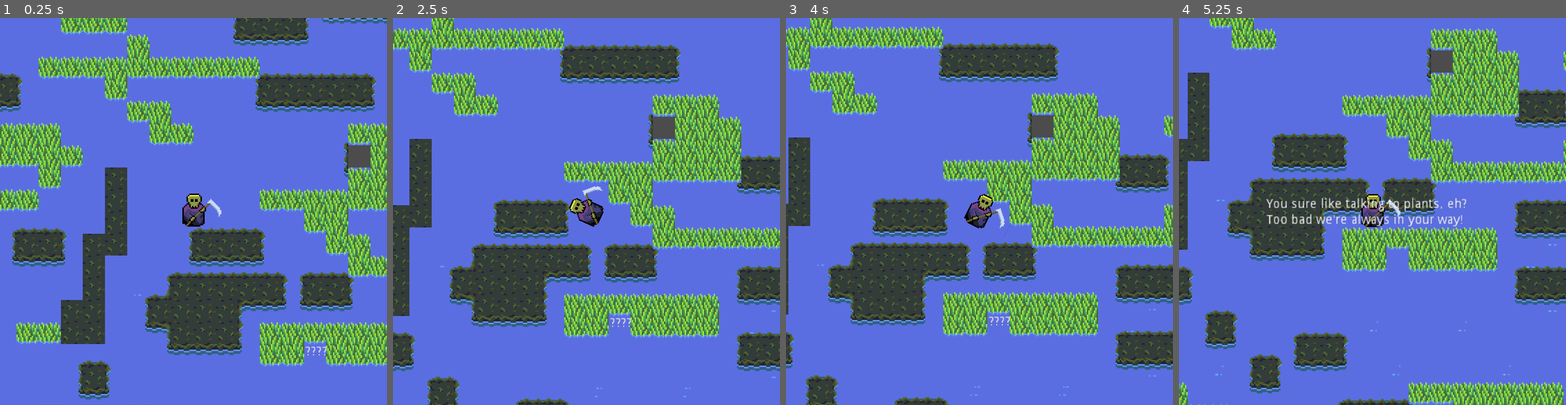
Above: before the commit, frames 1-4 (left to right).
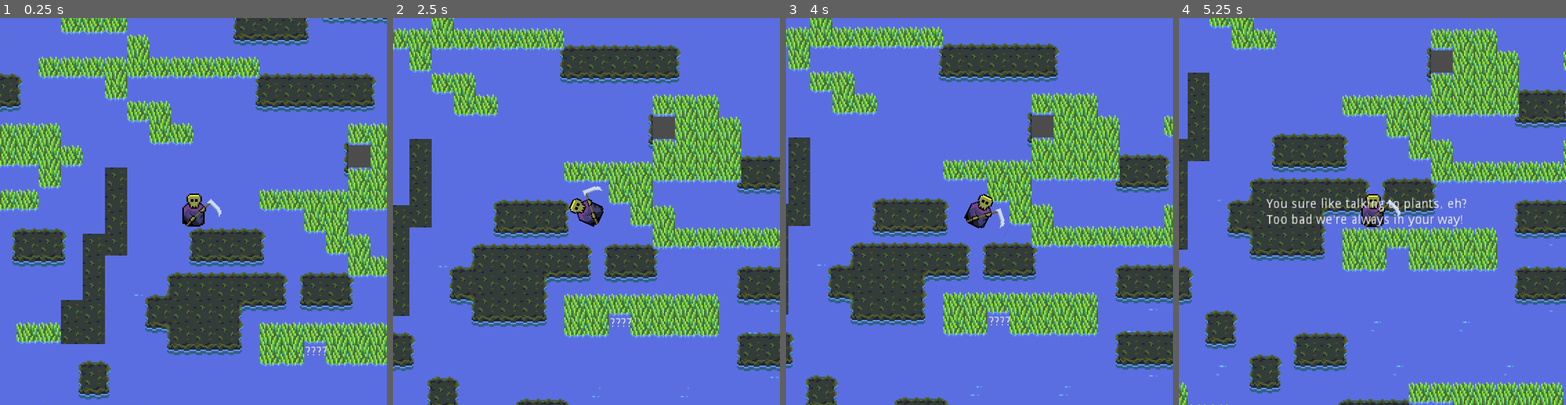
Above: after the commit, the same moments.

Repository: Tinsuit/GrimHarvester
Game: Godot game, scene res://WetlandsV2.tscn
Same seed, same stepped clock (60 frames per second), same inputs: the game is played once before the commit and once after it. This scene is started directly instead of the project's main scene.
Inputs (mouse positions are in pixels of both pictures, inside the frame that each line leads up to):
- Up to frame 1 (0.25 s): no input
- Up to frame 2 (2.5 s): tap Enter at 0.5 s; move the mouse to (671, 192) at 0.52 s; click (671, 192) at 0.67 s; drag from (509, 230) to (648, 377) at 1.27 s; move the mouse to (625, 126) at 2.02 s; click (625, 126) at 2.17 s
- Up to frame 3 (4 s): drag from (960, 288) to (863, 153) at 2.77 s; move the mouse to (1095, 269) at 3.52 s; click (1095, 269) at 3.67 s
- Up to frame 4 (5.25 s): drag from (1256, 153) to (1391, 335) at 4.27 s; move the mouse to (1391, 211) at 5.02 s; click (1391, 211) at 5.17 s

The runs differ from the first frame. In frame 1, less than 0.1% of the frame differs, in the area x 35-37%, y 71-72%; in frame 2, less than 0.1%; in frame 3, less than 0.1%; in frame 4, less than 0.1%, in the area x 9-98%, y 47-93%.
Error after the commit: Attempt to call function 'add_child' in base 'null instance' on a null instance. (res://scripts/Wetlands.gd:20)

Commit message:
registered grim, new animal class name

Diff:
--- a/project/WetlandsV2.tscn
+++ b/project/WetlandsV2.tscn
@@ -1,15 +1,17 @@
-[gd_scene load_steps=7 format=2]
+[gd_scene load_steps=8 format=2]
 
 [ext_resource path="res://resources/WetlandsTileset.tres" type="TileSet" id=1]
 [ext_resource path="res://resources/shimmerA.tres" type="SpriteFrames" id=2]
 [ext_resource path="res://resources/ShimmerB.tres" type="SpriteFrames" id=3]
 [ext_resource path="res://scenes/PlayerGrim.tscn" type="PackedScene" id=4]
 [ext_resource path="res://scripts/Talky.gd" type="Script" id=5]
+[ext_resource path="res://scripts/Wetlands.gd" type="Script" id=6]
 
 [sub_resource type="CircleShape2D" id=1]
 radius = 191.003
 
 [node name="WetlandsV2" type="Node2D"]
+script = ExtResource( 6 )
 
 [node name="TileMap" type="TileMap" parent="."]
 tile_set = ExtResource( 1 )
@@ -34,217 +36,217 @@
 [node name="ShimmerA" type="AnimatedSprite" parent="Shimmers"]
 position = Vector2( 240, 528 )
 frames = ExtResource( 2 )
-frame = 3
+frame = 5
 playing = true
 centered = false
 
 [node name="ShimmerA2" type="AnimatedSprite" parent="Shimmers"]
 position = Vector2( 480, 528 )
 frames = ExtResource( 2 )
-frame = 3
+frame = 5
 playing = true
 centered = false
 
 [node name="ShimmerA3" type="AnimatedSprite" parent="Shimmers"]
 position = Vector2( 192, 432 )
 frames = ExtResource( 2 )
-frame = 3
+frame = 5
 playing = true
 centered = false
 
 [node name="ShimmerA4" type="AnimatedSprite" parent="Shimmers"]
 position = Vector2( 384, 432 )
 frames = ExtResource( 2 )
-frame = 3
+frame = 5
 playing = true
 centered = false
 
 [node name="ShimmerA5" type="AnimatedSprite" parent="Shimmers"]
 position = Vector2( 720, 624 )
 frames = ExtResource( 2 )
-frame = 3
+frame = 5
 playing = true
 centered = false
 
 [node name="ShimmerA6" type="AnimatedSprite" parent="Shimmers"]
 position = Vector2( 48, 864 )
 frames = ExtResource( 2 )
-frame = 3
+frame = 5
 playing = true
 centered = false
 
 [node name="ShimmerA7" type="AnimatedSprite" parent="Shimmers"]
 position = Vector2( 192, 864 )
 frames = ExtResource( 2 )
-frame = 3
+frame = 5
 playing = true
 centered = false
 
 [node name="ShimmerA8" type="AnimatedSprite" parent="Shimmers"]
 position = Vector2( 624, 1008 )
 frames = ExtResource( 2 )
-frame = 3
+frame = 5
 playing = true
 centered = false
 
 [node name="ShimmerA9" type="AnimatedSprite" parent="Shimmers"]
 position = Vector2( 1152, 912 )
 frames = ExtResource( 2 )
-frame = 3
+frame = 5
 playing = true
 centered = false
 
 [node name="ShimmerA10" type="AnimatedSprite" parent="Shimmers"]
 position = Vector2( 960, 912 )
 frames = ExtResource( 2 )
-frame = 3
+frame = 5
 playing = true
 centered = false
 
 [node name="ShimmerA11" type="AnimatedSprite" parent="Shimmers"]
 position = Vector2( 1008, 1008 )
 frames = ExtResource( 2 )
-frame = 3
+frame = 5
 playing = true
 centered = false
 
 [node name="ShimmerA12" type="AnimatedSprite" parent="Shimmers"]
 position = Vector2( 672, 480 )
 frames = ExtResource( 2 )
-frame = 3
+frame = 5
 playing = true
 centered = false
 
 [node name="ShimmerA13" type="AnimatedSprite" parent="Shimmers"]
 position = Vector2( -144, 528 )
 frames = ExtResource( 2 )
-frame = 3
+frame = 5
 playing = true
 centered = false
 
 [node name="ShimmerA14" type="AnimatedSprite" parent="Shimmers"]
 position = Vector2( -144, 528 )
 frames = ExtResource( 2 )
-frame = 3
+frame = 5
 playing = true
 centered = false
 
 [node name="ShimmerB" type="AnimatedSprite" parent="Shimmers"]
 position = Vector2( 528, 288 )
 frames = ExtResource( 3 )
-frame = 3
+frame = 5
 playing = true
 centered = false
 
 [node name="ShimmerB2" type="AnimatedSprite" parent="Shimmers"]
 position = Vector2( 576, 240 )
 frames = ExtResource( 3 )
-frame = 3
+frame = 5
 playing = true
 centered = false
 
 [node name="ShimmerB3" type="AnimatedSprite" parent="Shimmers"]
 position = Vector2( 720, 240 )
 frames = ExtResource( 3 )
-frame = 3
+frame = 5
 playing = true
 centered = false
 
 [node name="ShimmerB4" type="AnimatedSprite" parent="Shimmers"]
 position = Vector2( -144, 144 )
 frames = ExtResource( 3 )
-frame = 3
+frame = 5
 playing = true
 centered = false
 
 [node name="ShimmerB5" type="AnimatedSprite" parent="Shimmers"]
 position = Vector2( -528, 384 )
 frames = ExtResource( 3 )
-frame = 3
+frame = 5
 playing = true
 centered = false
 
 [node name="ShimmerB6" type="AnimatedSprite" parent="Shimmers"]
 position = Vector2( -672, 528 )
 frames = ExtResource( 3 )
-frame = 3
+frame = 5
 playing = true
 centered = false
 
 [node name="ShimmerB7" type="AnimatedSprite" parent="Shimmers"]
 position = Vector2( 1296, 432 )
 frames = ExtResource( 3 )
-frame = 3
+frame = 5
 playing = true
 centered = false
 
 [node name="ShimmerB8" type="AnimatedSprite" parent="Shimmers"]
 position = Vector2( 1344, 624 )
 frames = ExtResource( 3 )
-frame = 3
+frame = 5
 playing = true
 centered = false
 
 [node name="ShimmerB9" type="AnimatedSprite" parent="Shimmers"]
 position = Vector2( 960, 816 )
 frames = ExtResource( 3 )
-frame = 3
+frame = 5
 playing = true
 centered = false
 
 [node name="ShimmerB10" type="AnimatedSprite" parent="Shimmers"]
 position = Vector2( 480, 864 )
 frames = ExtResource( 3 )
-frame = 3
+frame = 5
 playing = true
 centered = false
 
 [node name="ShimmerB11" type="AnimatedSprite" parent="Shimmers"]
 position = Vector2( -192, 816 )
 frames = ExtResource( 3 )
-frame = 3
+frame = 5
 playing = true
 centered = false
 
 [node name="ShimmerB12" type="AnimatedSprite" parent="Shimmers"]
 position = Vector2( 48, 1008 )
 frames = ExtResource( 3 )
-frame = 3
+frame = 5
 playing = true
 centered = false
 
 [node name="ShimmerB13" type="AnimatedSprite" parent="Shimmers"]
 position = Vector2( 864, 1056 )
 frames = ExtResource( 3 )
-frame = 3
+frame = 5
 playing = true
 centered = false
 
 [node name="ShimmerB14" type="AnimatedSprite" parent="Shimmers"]
 position = Vector2( 576, 384 )
 frames = ExtResource( 3 )
-frame = 3
+frame = 5
 playing = true
 centered = false
 
 [node name="ShimmerB15" type="AnimatedSprite" parent="Shimmers"]
 position = Vector2( 720, 384 )
 frames = ExtResource( 3 )
-frame = 3
+frame = 5
 playing = true
 centered = false
 
 [node name="ShimmerB16" type="AnimatedSprite" parent="Shimmers"]
 position = Vector2( 768, 432 )
 frames = ExtResource( 3 )
-frame = 3
+frame = 5
 playing = true
 centered = false
 
 [node name="ShimmerB17" type="AnimatedSprite" parent="Shimmers"]
 position = Vector2( -528, 528 )
 frames = ExtResource( 3 )
-frame = 3
+frame = 5
 playing = true
 centered = false
 
--- a/project/World.tscn
+++ b/project/World.tscn
@@ -73,7 +73,6 @@
 [node name="AnimatedSprite" type="AnimatedSprite" parent="."]
 position = Vector2( 672, 624 )
 frames = SubResource( 8 )
-frame = 3
 playing = true
 
 [node name="Label" type="Label" parent="AnimatedSprite"]
--- a/project/project.godot
+++ b/project/project.godot
@@ -7,6 +7,22 @@
 ;   param=value ; assign values to parameters
 
 config_version=4
+
+_global_script_classes=[ {
+"base": "Area2D",
+"class": "ForestAnimal",
+"language": "GDScript",
+"path": "res://scripts/ForestAnimal.gd"
+}, {
+"base": "KinematicBody2D",
+"class": "PlayerGrim",
+"language": "GDScript",
+"path": "res://scripts/PlayerGrim.gd"
+} ]
+_global_script_class_icons={
+"ForestAnimal": "res://textures/squirrel3x.png",
+"PlayerGrim": "res://textures/icon.png"
+}
 
 [application]
 
--- a/project/scenes/Animal.tscn
+++ b/project/scenes/ForestAnimal.tscn
@@ -1,105 +1,105 @@
 [gd_scene load_steps=28 format=2]
 
-[ext_resource path="res://scripts/Animal.gd" type="Script" id=1]
-[ext_resource path="res://textures/sprit-reaped-Sheet3x.png" type="Texture" id=2]
-[ext_resource path="res://textures/squirrel3x.png" type="Texture" id=3]
-[ext_resource path="res://textures/sparkles-Sheet3x.png" type="Texture" id=4]
-[ext_resource path="res://textures/squirrel-running-Sheet3x.png" type="Texture" id=5]
-[ext_resource path="res://textures/bear-Sheet3x.png" type="Texture" id=6]
+[ext_resource path="res://scripts/ForestAnimal.gd" type="Script" id=1]
+[ext_resource path="res://textures/squirrel3x.png" type="Texture" id=2]
+[ext_resource path="res://textures/sparkles-Sheet3x.png" type="Texture" id=3]
+[ext_resource path="res://textures/bear-Sheet3x.png" type="Texture" id=4]
+[ext_resource path="res://textures/sprit-reaped-Sheet3x.png" type="Texture" id=5]
+[ext_resource path="res://textures/squirrel-running-Sheet3x.png" type="Texture" id=6]
 
 [sub_resource type="AtlasTexture" id=15]
 flags = 4
-atlas = ExtResource( 6 )
+atlas = ExtResource( 4 )
 region = Rect2( 0, 0, 96, 96 )
 
 [sub_resource type="AtlasTexture" id=16]
 flags = 4
-atlas = ExtResource( 6 )
+atlas = ExtResource( 4 )
 region = Rect2( 96, 0, 96, 96 )
 
 [sub_resource type="AtlasTexture" id=17]
 flags = 4
-atlas = ExtResource( 6 )
+atlas = ExtResource( 4 )
 region = Rect2( 192, 0, 96, 96 )
 
 [sub_resource type="AtlasTexture" id=18]
 flags = 4
-atlas = ExtResource( 6 )
+atlas = ExtResource( 4 )
 region = Rect2( 288, 0, 96, 96 )
 
 [sub_resource type="AtlasTexture" id=1]
 flags = 4
-atlas = ExtResource( 2 )
+atlas = ExtResource( 5 )
 region = Rect2( 0, 0, 48, 60 )
 
 [sub_resource type="AtlasTexture" id=2]
 flags = 4
-atlas = ExtResource( 2 )
+atlas = ExtResource( 5 )
 region = Rect2( 48, 0, 48, 60 )
 
 [sub_resource type="AtlasTexture" id=3]
 flags = 4
-atlas = ExtResource( 2 )
+atlas = ExtResource( 5 )
 region = Rect2( 96, 0, 48, 60 )
 
 [sub_resource type="AtlasTexture" id=4]
 flags = 4
-atlas = ExtResource( 2 )
+atlas = ExtResource( 5 )
 region = Rect2( 144, 0, 48, 60 )
 
 [sub_resource type="AtlasTexture" id=5]
 flags = 4
-atlas = ExtResource( 2 )
+atlas = ExtResource( 5 )
 region = Rect2( 192, 0, 48, 60 )
 
 [sub_resource type="AtlasTexture" id=6]
 flags = 4
-atlas = ExtResource( 4 )
+atlas = ExtResource( 3 )
 region = Rect2( 0, 0, 48, 48 )
 
 [sub_resource type="AtlasTexture" id=7]
 flags = 4
-atlas = ExtResource( 4 )
+atlas = ExtResource( 3 )
 region = Rect2( 48, 0, 48, 48 )
 
 [sub_resource type="AtlasTexture" id=8]
 flags = 4
-atlas = ExtResource( 4 )
+atlas = ExtResource( 3 )
 region = Rect2( 96, 0, 48, 48 )
 
 [sub_resource type="AtlasTexture" id=9]
 flags = 4
-atlas = ExtResource( 4 )
+atlas = ExtResource( 3 )
 region = Rect2( 144, 0, 48, 48 )
 
 [sub_resource type="AtlasTexture" id=10]
 flags = 4
-atlas = ExtResource( 4 )
+atlas = ExtResource( 3 )
 region = Rect2( 240, 0, 48, 48 )
 
 [sub_resource type="AtlasTexture" id=11]
 flags = 4
-atlas = ExtResource( 4 )
+atlas = ExtResource( 3 )
 region = Rect2( 288, 0, 48, 48 )
 
 [sub_resource type="AtlasTexture" id=12]
 flags = 4
-atlas = ExtResource( 3 )
+atlas = ExtResource( 2 )
 region = Rect2( 0, 0, 48, 48 )
 
 [sub_resource type="AtlasTexture" id=19]
 flags = 4
-atlas = ExtResource( 5 )
+atlas = ExtResource( 6 )
 region = Rect2( 0, 0, 48, 48 )
 
 [sub_resource type="AtlasTexture" id=20]
 flags = 4
-atlas = ExtResource( 5 )
+atlas = ExtResource( 6 )
 region = Rect2( 48, 0, 48, 48 )
 
 [sub_resource type="AtlasTexture" id=21]
 flags = 4
-atlas = ExtResource( 5 )
+atlas = ExtResource( 6 )
 region = Rect2( 96, 0, 48, 48 )
 
 [sub_resource type="SpriteFrames" id=13]
@@ -133,7 +133,7 @@
 [sub_resource type="CapsuleShape2D" id=14]
 radius = 13.0
 
-[node name="Animal" type="Area2D"]
+[node name="ForestAnimal" type="Area2D"]
 script = ExtResource( 1 )
 
 [node name="AnimatedSprite" type="AnimatedSprite" parent="."]
--- a/project/scripts/Forest.gd
+++ b/project/scripts/Forest.gd
@@ -1,6 +1,6 @@
 extends Node2D
 
-var Animal = preload("res://scenes/Animal.tscn")
+var Animal = preload("res://scenes/ForestAnimal.tscn")
 var Spirit = preload("res://scenes/Spirit.tscn")
 
 var spirits = []
@@ -8,7 +8,7 @@
 
 var random = RandomNumberGenerator.new()
 
-onready var player_grim = $Trees/PlayerGrim
+onready var player_grim := $Trees/PlayerGrim as PlayerGrim
 
 onready var arrow = $Arrow
 # Called when the node enters the scene tree for the first time.
--- a/project/scripts/Animal.gd
+++ b/project/scripts/ForestAnimal.gd
@@ -1,4 +1,7 @@
 extends Area2D
+
+
+class_name ForestAnimal, "res://textures/squirrel3x.png"
 
 onready var player:AnimatedSprite = $AnimatedSprite
 
--- a/project/scripts/PlayerGrim.gd
+++ b/project/scripts/PlayerGrim.gd
@@ -1,5 +1,6 @@
 extends KinematicBody2D
 
+class_name PlayerGrim, "res://textures/icon.png"
 
 export var speed:int = 150
 var target
--- /dev/null
+++ b/project/scripts/Wetlands.gd
@@ -0,0 +1,33 @@
+extends Node2D
+
+
+var Spirit = preload("res://scenes/Spirit.tscn")
+
+var spirits = []
+const TOTAL = 75
+
+var random = RandomNumberGenerator.new()
+
+onready var player_grim = $PlayerGrim
+
+# Called when the node enters the scene tree for the first time.
+func _ready():
+	for i in TOTAL:
+		var s = Spirit.instance()
+		s.position = Vector2(random.randi_range(-1600, 2700), random.randi_range(-1200, 1400))
+		s.connect("grim_neared", self, "_on_Spirit_grim_neared")
+		s.connect("grim_touched", self, "_on_Spirit_grim_touched")
+		$Spirits.add_child(s)
+		spirits.push_back(s)
+		$Win.hide()
+
+func _on_Animal_grim_touched():
+	player_grim.poison()
+
+func _on_Spirit_grim_neared(spirit):
+	if player_grim.running == true:
+		spirit.run_away(player_grim.position)
+
+# Called every frame. 'delta' is the elapsed time since the previous frame.
+#func _process(delta):
+#	pass
